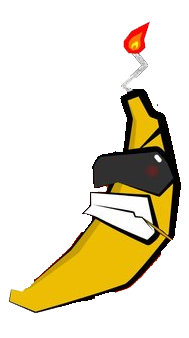
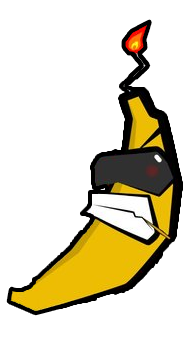
Revision of a layered 189px x 338px image; what changed, layer by layer:
painted on "Layer 4" over (87, 75, 183, 303)
